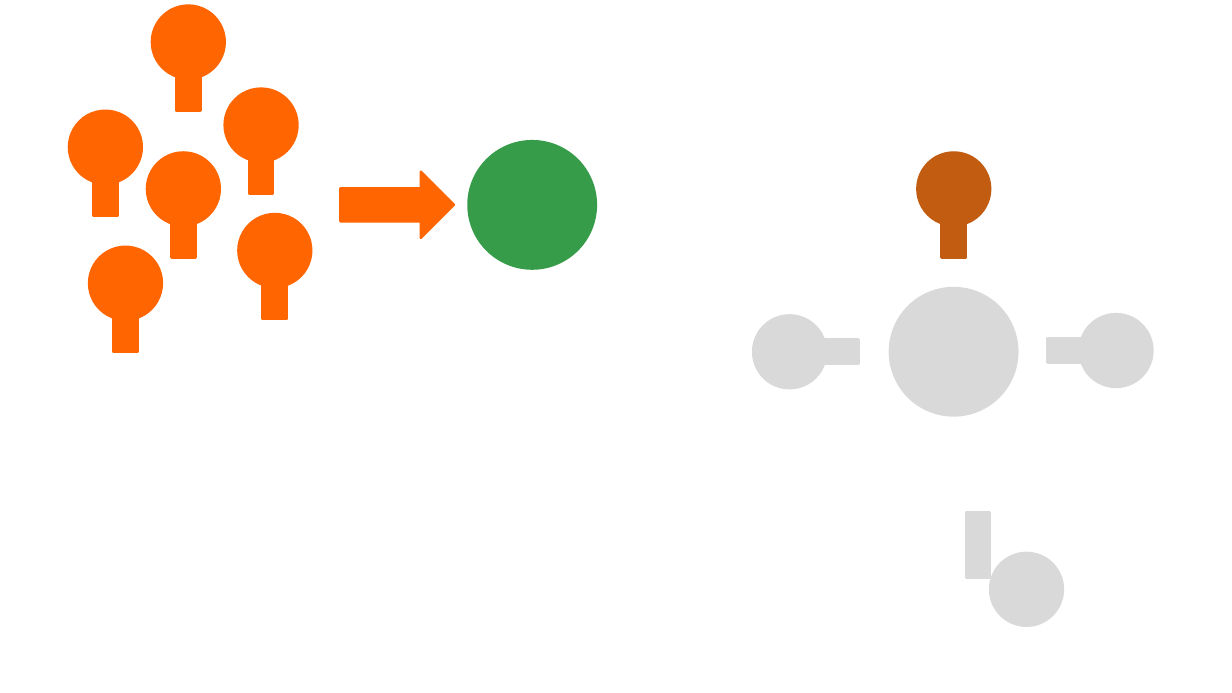
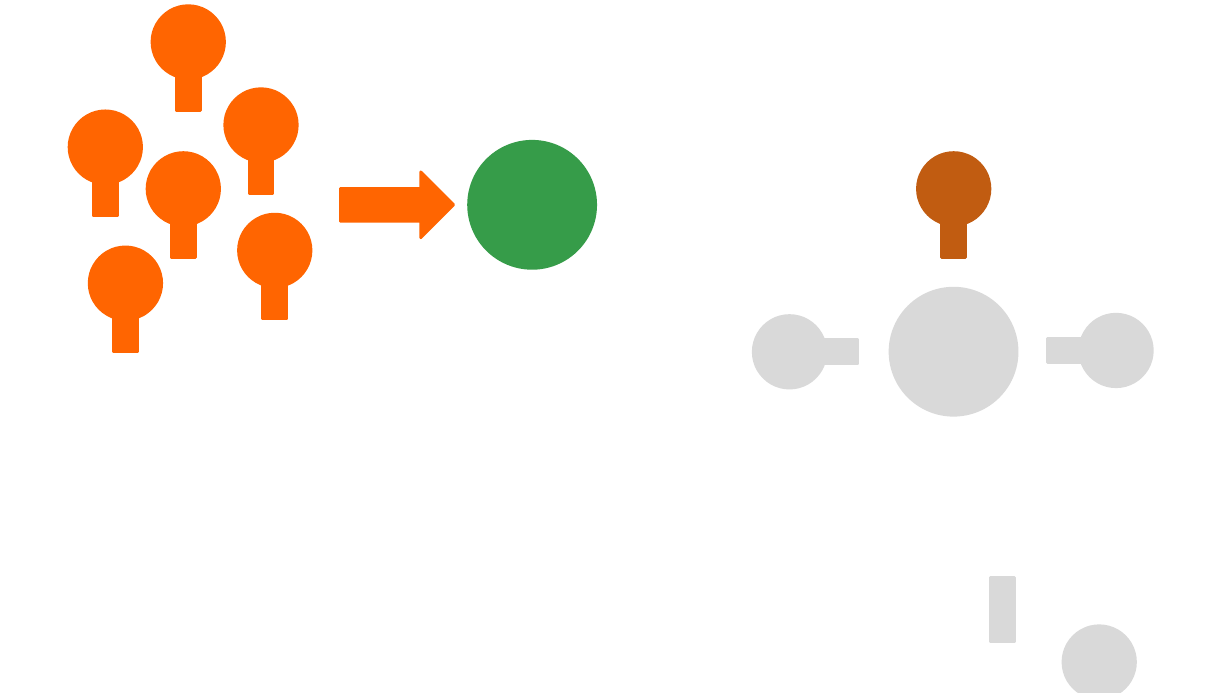
Before and after one commit to tsouche/setgame, a slide deck: slide 7 of client/Maquette et icones.pptx (slide 6 before the commit). Drawn at 1232x693 pixels with LibreOffice and Linux fonts; fonts in the diff are those of the drawing. Boxes give left, top, right and bottom in pixels: in the first picture for what was removed or moved away, otherwise in the second. Text is boxed around its words. In the diff, an @@ line names an element or a change of style, - is before the commit and + after.

```diff
--- a/client/Maquette et icones.pptx
+++ b/client/Maquette et icones.pptx
@@ rectangle moved from (x1=966, y1=513, x2=990, y2=578) to (x1=991, y1=578, x2=1015, y2=642) @@
@@ ellipse resized from (x1=991, y1=553, x2=1064, y2=626) to (x1=1063, y1=626, x2=1136, y2=693) @@
```
Also in this commit, not shown: 3 other slides changed, 1 slide added, 1 other file.
